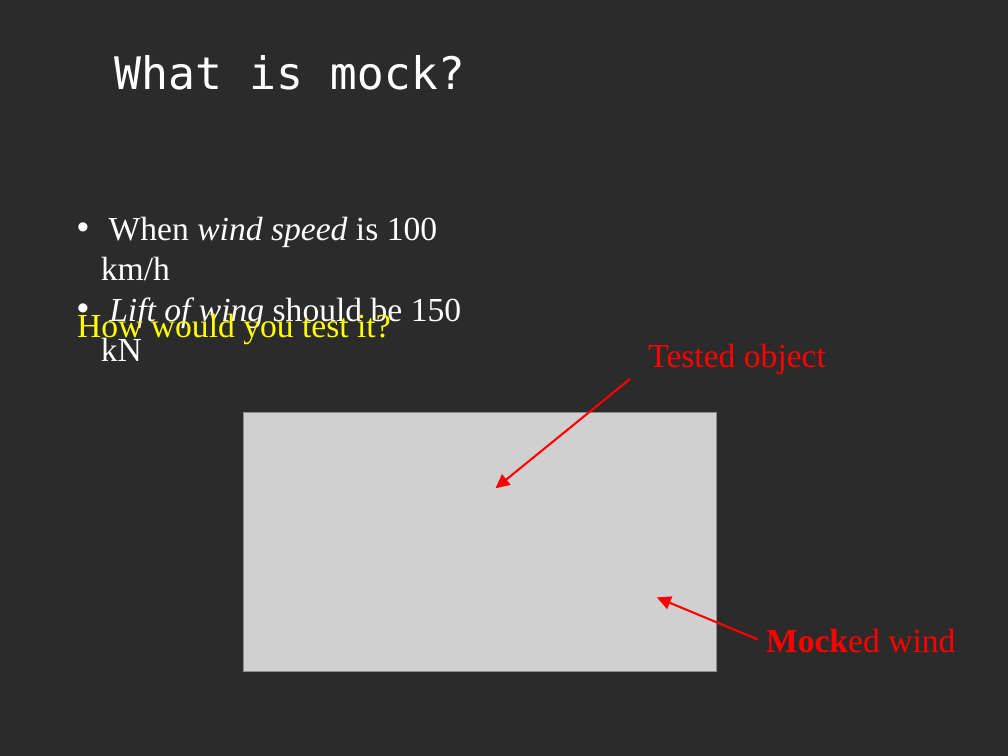
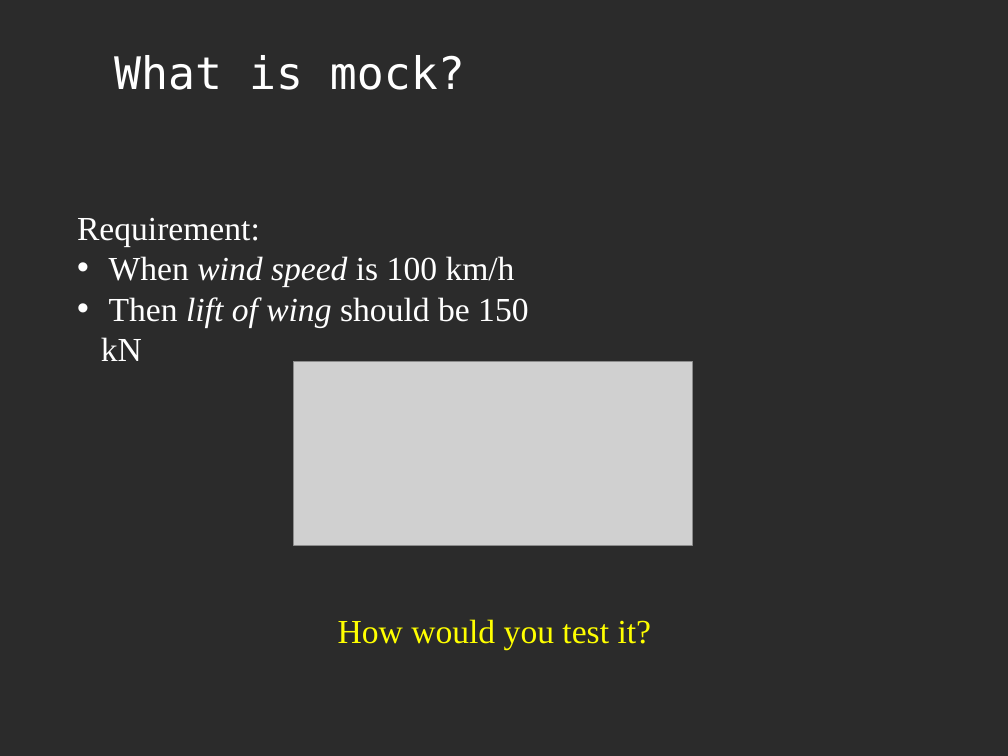
Before and after one commit to asolntsev/presentations, a slide deck: slide 6 of real-life-unit-tests/RealLifeUnitTests.agile-ee.eng.ppt. Drawn at 1008x756 pixels with LibreOffice and Linux fonts; fonts in the diff are those of the drawing; grey boxes stand for pictures; background and template pictures are left out; a plain dark background stands for a picture behind light text. Boxes give left, top, right and bottom in pixels: in the first picture for what was removed or moved away, otherwise in the second. Text is boxed around its words. In the diff, an @@ line names an element or a change of style, - is before the commit and + after.

```diff
--- a/real-life-unit-tests/RealLifeUnitTests.agile-ee.eng.ppt
+++ b/real-life-unit-tests/RealLifeUnitTests.agile-ee.eng.ppt
@@ text at bbox=[77, 218, 260, 246]: paragraph added @@
+Requirement:
@@ text at bbox=[109, 297, 528, 327]: text changed @@
-• Lift of wing should be 150 kN
+• Then lift of wing should be 150 kN
@@ text removed at bbox=[648, 343, 826, 373] @@
-Tested object
@@ picture: place and size @@
-picture at bbox=[244, 412, 717, 671]
+picture at bbox=[294, 361, 692, 544]
@@ arrow removed from (630, 379) to (496, 488) @@
@@ arrow removed from (758, 639) to (657, 598) @@
@@ text "How would you test it?": place and size @@
-text "How would you test it?" at bbox=[77, 310, 391, 343]
+text "How would you test it?" at bbox=[338, 619, 652, 650]
@@ text removed at bbox=[766, 628, 955, 653] @@
-Mocked wind
```
Also in this commit, not shown: 4 other slides changed, 3 slides added, 1 slide removed.
